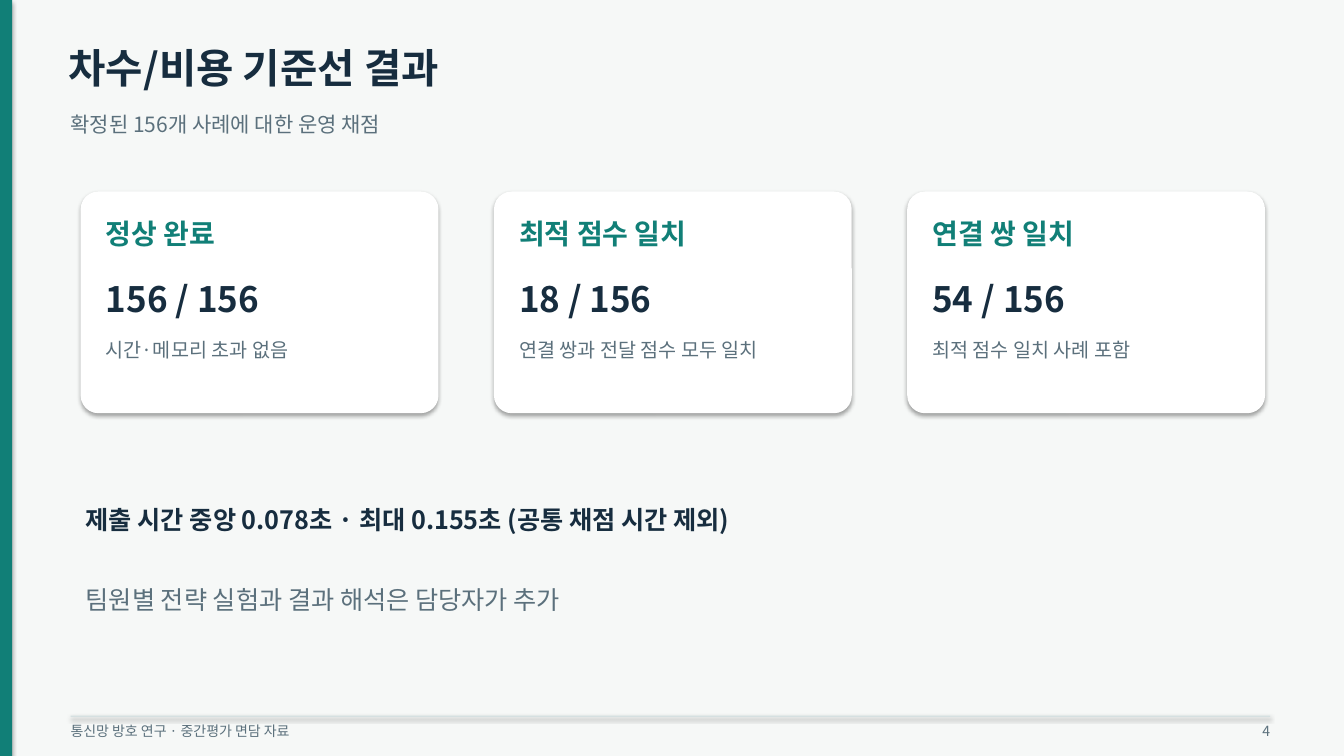
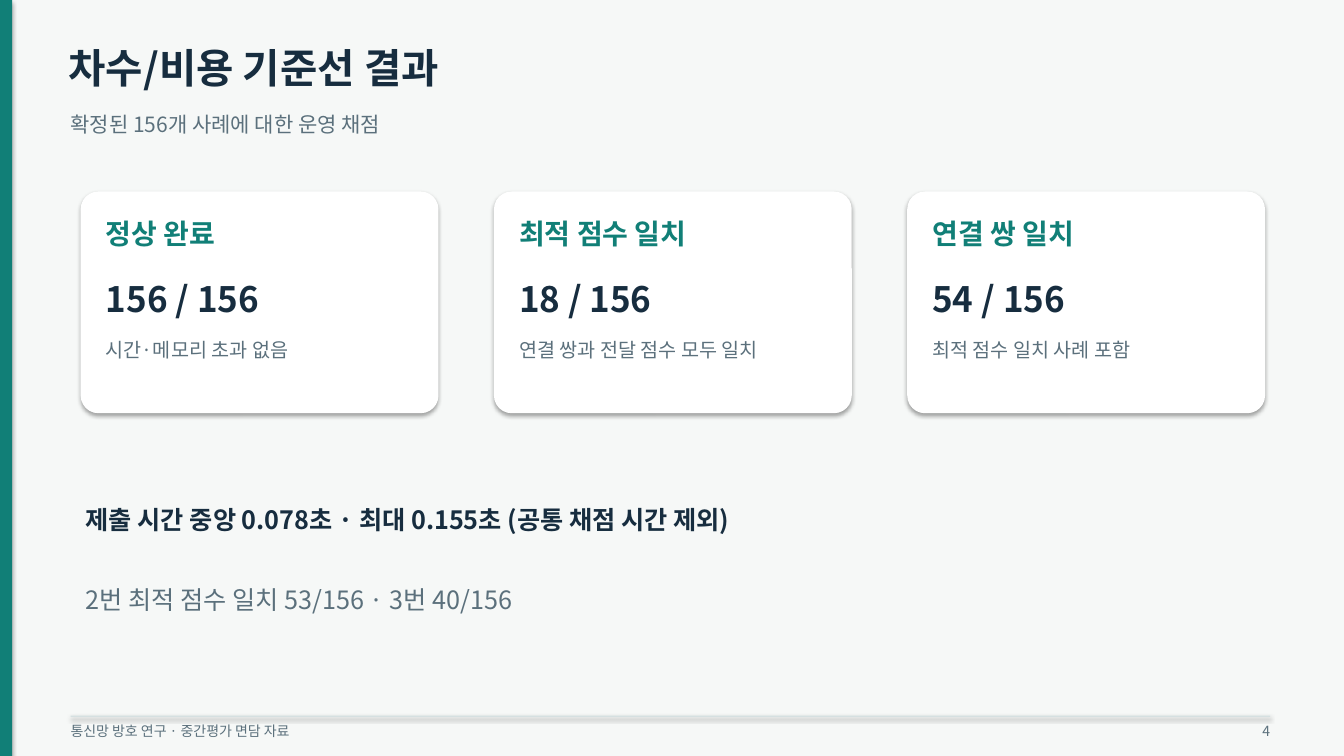
Before and after one commit to d86729/os-project-26-2, a slide deck: slide 4 of presentation/면담자료.pptx. Drawn at 1344x756 pixels with LibreOffice and Linux fonts; fonts in the diff are those of the drawing. Boxes give left, top, right and bottom in pixels: in the first picture for what was removed or moved away, otherwise in the second. Text is boxed around its words. In the diff, an @@ line names an element or a change of style, - is before the commit and + after.

```diff
--- a/presentation/면담자료.pptx
+++ b/presentation/면담자료.pptx
@@ text at [86, 588, 512, 614]: text changed @@
-팀원별 전략 실험과 결과 해석은 담당자가 추가
+2번 최적 점수 일치 53/156 · 3번 40/156
```
Also in this commit, not shown: 1 other slide changed, 7 other files.
